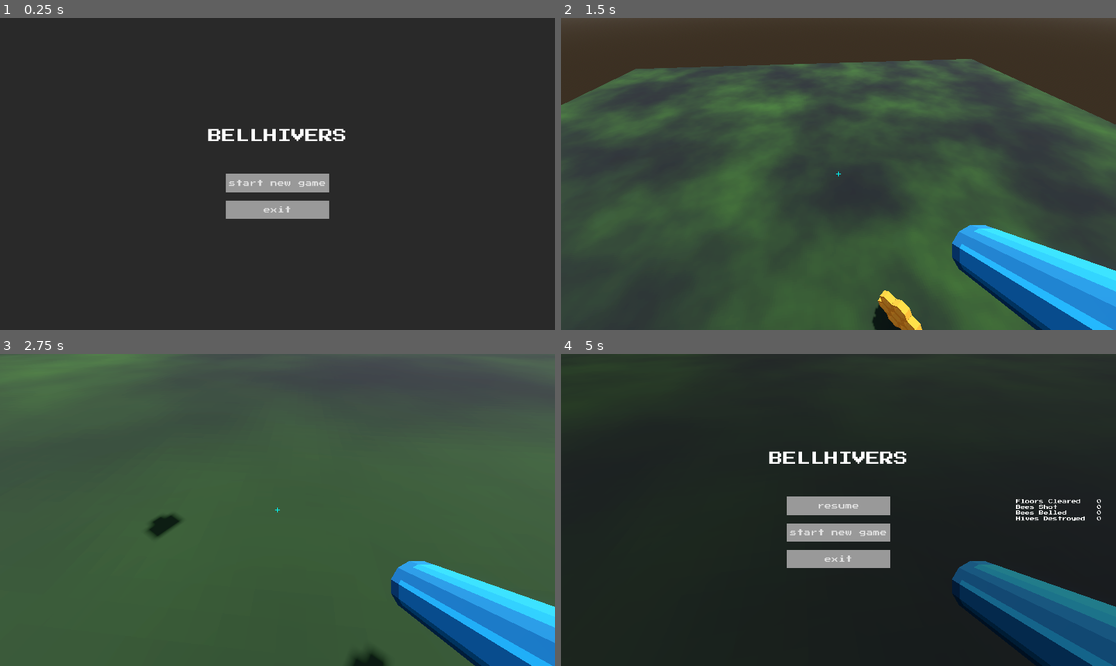
Above: before the commit, frames 1-4 (two rows, left to right).
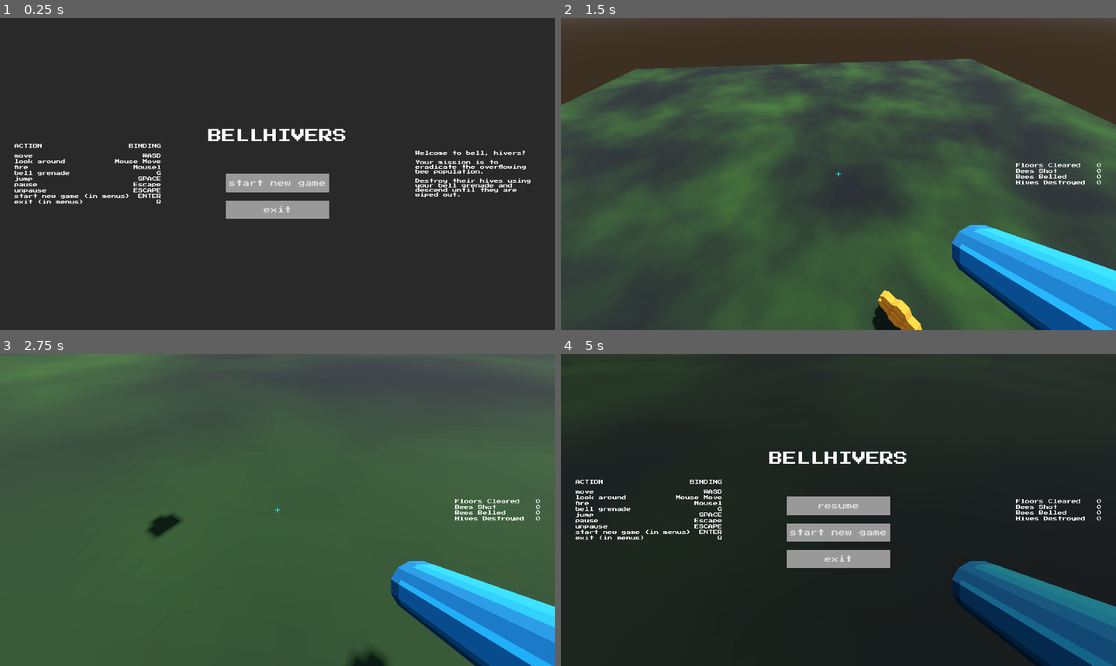
Above: after the commit, the same moments.

Repository: partkyle/bellhivers
Game: Godot game, scene res://scenes/main.tscn
The game is run twice, just before and just after one commit, with the same random seed, the same clock (stepped at 60 frames per second) and the same inputs.
Inputs (mouse positions are in pixels of both pictures, inside the frame that each line leads up to):
- Up to frame 1 (0.25 s): no input
- Up to frame 2 (1.5 s): click "start new game" at 0.5 s; tap Enter at 1.25 s; move the mouse to (866, 174) at 1.27 s; press the mouse at (866, 174) at 1.28 s; hold W (move_up) from 1.28 s (still down)
- Up to frame 3 (2.75 s): keep holding W (move_up); tap Space (jump) at 1.52, 1.82, 2.27, 2.3, 2.57 s; tap G (grenade) at 1.55, 2.1 s; move the mouse to (249, 510) at 2.02 s; release the mouse at (249, 510) at 2.03 s
- Up to frame 4 (5 s): keep holding W (move_up); move the mouse to (849, 503) at 2.77 s; press the mouse at (849, 503) at 2.78 s; tap Space (jump) at 2.85, 3.77, 4.07, 4.52, 4.55, 4.82 s; move the mouse to (832, 516) at 3.52 s; release the mouse at (832, 516) at 3.53 s; click (832, 516) at 3.6 s; tap G (grenade) at 3.8, 4.35 s; move the mouse to (877, 513) at 4.27 s; tap Escape (main_menu) at 4.9 s

The runs differ from the first frame. In frame 1, 1.7% of the frame differs, in the area x 2-96%, y 40-60%; in frame 2, 0.3%; in frame 3, 0.3%; in frame 4, 0.8%.

Commit message:
update UI for the final build

Diff:
--- a/data/game_over.gd
+++ b/data/game_over.gd
@@ -20,7 +20,21 @@
 	"minor gravity allergy",
 ]
 
+static func cause_to_name(cause: Cause) -> String:
+	match cause:
+		Cause.BEE:
+			return 'a bee'
+		Cause.BELL:
+			return 'your own bell'
+		Cause.FALL:
+			return 'gravity'
+
+	return 'your own ignorance'
+
 static func cause_to_text(cause: Cause) -> String:
+	return 'you were killed by a %s' % cause_to_name(cause)
+
+static func cause_to_text_funny(cause: Cause) -> String:
 	match cause:
 		Cause.BEE:
 			return bee_phrases.pick_random()
@@ -29,4 +43,4 @@
 		Cause.FALL:
 			return fall_phrases.pick_random()
 
-	return "you lose"
+	return 'you lose'
--- a/project.godot
+++ b/project.godot
@@ -72,8 +72,7 @@
 }
 new_game={
 "deadzone": 0.5,
-"events": [Object(InputEventKey,"resource_local_to_scene":fa …(140 unchanged characters)… d":false,"keycode":0,"physical_keycode":32,"key_label":0,"unicode":32,"echo":false,"script":null)
-, Object(InputEventKey,"resource_local_to_scene":false,"resource_name":"","device":-1,"window_id":0,"alt_pressed":false,"shift_pressed":false,"ctrl_pressed":false,"meta_pressed":false,"pressed":false,"keycode":0,"physical_keycode":4194309,"key_label":0,"unicode":0,"echo":false,"script":null)
+"events": [Object(InputEventKey,"resource_local_to_scene":fa …(140 unchanged characters)… d":false,"keycode":0,"physical_keycode":4194309,"key_label":0,"unicode":0,"echo":false,"script":null)
 ]
 }
 quit_from_menu={
@@ -91,6 +90,11 @@
 "events": [Object(InputEventKey,"resource_local_to_scene":false,"resource_name":"","device":-1,"window_id":0,"alt_press …(182 unchanged characters)…
 ]
 }
+pause_game={
+"deadzone": 0.5,
+"events": [Object(InputEventKey,"resource_local_to_scene":false,"resource_name":"","device":-1,"window_id":0,"alt_pressed":false,"shift_pressed":false,"ctrl_pressed":false,"meta_pressed":false,"pressed":false,"keycode":0,"physical_keycode":4194305,"key_label":0,"unicode":0,"echo":false,"script":null)
+]
+}
 
 [layer_names]
 
--- a/scenes/main.tscn
+++ b/scenes/main.tscn
@@ -68,6 +68,7 @@
 [node name="InGame" parent="CanvasLayer" instance=ExtResource("5_llsyx")]
 
 [node name="PauseManu" parent="CanvasLayer" instance=ExtResource("7_pn55j")]
+theme = null
 
 [node name="LevelController" type="Node3D" parent="."]
 script = ExtResource("5_1prlr")
--- /dev/null
+++ b/ui/game_controls.tscn
@@ -0,0 +1,175 @@
+[gd_scene load_steps=2 format=3 uid="uid://blhw7g4acl3jl"]
+
+[ext_resource type="Theme" uid="uid://ime6wnkxuqh0" path="res://ui/ui_theme.tres" id="1_3vwa3"]
+
+[node name="GameControls" type="VBoxContainer"]
+anchors_preset = 15
+anchor_right = 1.0
+anchor_bottom = 1.0
+grow_horizontal = 2
+grow_vertical = 2
+theme = ExtResource("1_3vwa3")
+
+[node name="Header" type="HBoxContainer" parent="."]
+layout_mode = 2
+
+[node name="Name" type="Label" parent="Header"]
+layout_mode = 2
+text = "ACTION"
+
+[node name="Spacer" type="Control" parent="Header"]
+custom_minimum_size = Vector2(20, 0)
+layout_mode = 2
+size_flags_horizontal = 3
+
+[node name="Value" type="Label" parent="Header"]
+layout_mode = 2
+text = "BINDING"
+
+[node name="Control" type="Control" parent="."]
+custom_minimum_size = Vector2(0, 10)
+layout_mode = 2
+
+[node name="Movement" type="HBoxContainer" parent="."]
+layout_mode = 2
+
+[node name="Name" type="Label" parent="Movement"]
+layout_mode = 2
+text = "move"
+
+[node name="Spacer" type="Control" parent="Movement"]
+custom_minimum_size = Vector2(20, 0)
+layout_mode = 2
+size_flags_horizontal = 3
+
+[node name="Value" type="Label" parent="Movement"]
+layout_mode = 2
+text = "WASD"
+
+[node name="Look" type="HBoxContainer" parent="."]
+layout_mode = 2
+
+[node name="Name" type="Label" parent="Look"]
+layout_mode = 2
+text = "look around"
+
+[node name="Spacer" type="Control" parent="Look"]
+custom_minimum_size = Vector2(20, 0)
+layout_mode = 2
+size_flags_horizontal = 3
+
+[node name="Value" type="Label" parent="Look"]
+layout_mode = 2
+text = "Mouse Move"
+
+[node name="Fire" type="HBoxContainer" parent="."]
+layout_mode = 2
+
+[node name="Name" type="Label" parent="Fire"]
+layout_mode = 2
+text = "fire"
+
+[node name="Spacer" type="Control" parent="Fire"]
+custom_minimum_size = Vector2(20, 0)
+layout_mode = 2
+size_flags_horizontal = 3
+
+[node name="Value" type="Label" parent="Fire"]
+layout_mode = 2
+text = "Mouse1"
+
+[node name="Grenade" type="HBoxContainer" parent="."]
+layout_mode = 2
+
+[node name="Name" type="Label" parent="Grenade"]
+layout_mode = 2
+text = "bell grenade"
+
+[node name="Spacer" type="Control" parent="Grenade"]
+custom_minimum_size = Vector2(20, 0)
+layout_mode = 2
+size_flags_horizontal = 3
+
+[node name="Value" type="Label" parent="Grenade"]
+layout_mode = 2
+text = "G"
+
+[node name="Jump" type="HBoxContainer" parent="."]
+layout_mode = 2
+
+[node name="Name" type="Label" parent="Jump"]
+layout_mode = 2
+text = "jump"
+
+[node name="Spacer" type="Control" parent="Jump"]
+custom_minimum_size = Vector2(20, 0)
+layout_mode = 2
+size_flags_horizontal = 3
+
+[node name="Value" type="Label" parent="Jump"]
+layout_mode = 2
+text = "SPACE"
+
+[node name="Pause" type="HBoxContainer" parent="."]
+layout_mode = 2
+
+[node name="Name" type="Label" parent="Pause"]
+layout_mode = 2
+text = "pause"
+
+[node name="Spacer" type="Control" parent="Pause"]
+custom_minimum_size = Vector2(20, 0)
+layout_mode = 2
+size_flags_horizontal = 3
+
+[node name="Value" type="Label" parent="Pause"]
+layout_mode = 2
+text = "Escape"
+
+[node name="Unpause" type="HBoxContainer" parent="."]
+layout_mode = 2
+
+[node name="Name" type="Label" parent="Unpause"]
+layout_mode = 2
+text = "unpause"
+
+[node name="Spacer" type="Control" parent="Unpause"]
+custom_minimum_size = Vector2(20, 0)
+layout_mode = 2
+size_flags_horizontal = 3
+
+[node name="Value" type="Label" parent="Unpause"]
+layout_mode = 2
+text = "ESCAPE"
+
+[node name="New Game" type="HBoxContainer" parent="."]
+layout_mode = 2
+
+[node name="Name" type="Label" parent="New Game"]
+layout_mode = 2
+text = "start new game (in menus)"
+
+[node name="Spacer" type="Control" parent="New Game"]
+custom_minimum_size = Vector2(20, 0)
+layout_mode = 2
+size_flags_horizontal = 3
+
+[node name="Value" type="Label" parent="New Game"]
+layout_mode = 2
+text = "ENTER"
+
+[node name="Quit" type="HBoxContainer" parent="."]
+layout_mode = 2
+
+[node name="Name" type="Label" parent="Quit"]
+layout_mode = 2
+text = "exit (in menus)"
+
+[node name="Spacer" type="Control" parent="Quit"]
+custom_minimum_size = Vector2(20, 0)
+layout_mode = 2
+size_flags_horizontal = 3
+
+[node name="Value" type="Label" parent="Quit"]
+layout_mode = 2
+text = "Q"
--- a/ui/game_over_screen.gd
+++ b/ui/game_over_screen.gd
@@ -1,5 +1,6 @@
 extends Control
 
+@onready var killed_by_label = $ColorRect/MenuWrapper/Messages/KilledByLabel
 @onready var subtext_label = $ColorRect/MenuWrapper/Messages/SubtextLabel
 @onready var stats_container = $ColorRect/StatsContainer
 
@@ -13,7 +14,8 @@
 	hide()
 
 func game_over(cause: GameOver.Cause):
-	subtext_label.text = GameOver.cause_to_text(cause)
+	killed_by_label.text = GameOver.cause_to_text(cause)
+	subtext_label.text = GameOver.cause_to_text_funny(cause)
 	stats_container.update_stats()
 	show()
 
--- a/ui/game_over_screen.tscn
+++ b/ui/game_over_screen.tscn
@@ -58,7 +58,17 @@
 text = "Game Over"
 horizontal_alignment = 1
 
-[node name="Control" type="Control" parent="ColorRect/MenuWrapper/Messages"]
+[node name="Spacer" type="Control" parent="ColorRect/MenuWrapper/Messages"]
+custom_minimum_size = Vector2(0, 50)
+layout_mode = 2
+
+[node name="KilledByLabel" type="Label" parent="ColorRect/MenuWrapper/Messages"]
+layout_mode = 2
+theme_override_font_sizes/font_size = 32
+text = "hives win"
+horizontal_alignment = 1
+
+[node name="Spacer2" type="Control" parent="ColorRect/MenuWrapper/Messages"]
 custom_minimum_size = Vector2(0, 50)
 layout_mode = 2
 
@@ -68,7 +78,7 @@
 text = "hives win"
 horizontal_alignment = 1
 
-[node name="Spacer" type="Control" parent="ColorRect/MenuWrapper/Messages"]
+[node name="Spacer" type="Control" parent="ColorRect/MenuWrapper"]
 custom_minimum_size = Vector2(0, 100)
 layout_mode = 2
 
--- a/ui/in_game.gd
+++ b/ui/in_game.gd
@@ -1,4 +1,6 @@
 extends Control
+
+@onready var stats_container = $StatsContainer
 
 func _ready():
 	hide()
@@ -26,6 +28,10 @@
 	hide()
 
 func _input(event):
-	if visible and event.is_action_pressed('main_menu'):
+	if visible and event.is_action_pressed('pause_game'):
 		EventBus.open_pause_menu.emit()
 		accept_event()
+
+
+func _process(_delta):
+	stats_container.update_stats()
--- a/ui/in_game.tscn
+++ b/ui/in_game.tscn
@@ -1,7 +1,8 @@
-[gd_scene load_steps=3 format=3 uid="uid://cy3jl5jqpbutu"]
+[gd_scene load_steps=4 format=3 uid="uid://cy3jl5jqpbutu"]
 
 [ext_resource type="Theme" uid="uid://ime6wnkxuqh0" path="res://ui/ui_theme.tres" id="1_c7j70"]
 [ext_resource type="Script" path="res://ui/in_game.gd" id="2_ack5x"]
+[ext_resource type="PackedScene" uid="uid://daxpsic4ci5r4" path="res://ui/stats_container.tscn" id="3_37kyv"]
 
 [node name="InGame" type="Control"]
 layout_mode = 3
@@ -12,3 +13,9 @@
 grow_vertical = 2
 theme = ExtResource("1_c7j70")
 script = ExtResource("2_ack5x")
+
+[node name="StatsContainer" parent="." instance=ExtResource("3_37kyv")]
+layout_mode = 1
+offset_left = -346.0
+offset_top = -38.0
+offset_bottom = 38.0
--- a/ui/main_menu.tscn
+++ b/ui/main_menu.tscn
@@ -1,7 +1,8 @@
-[gd_scene load_steps=8 format=3 uid="uid://bqtiy8waxdbyq"]
+[gd_scene load_steps=9 format=3 uid="uid://bqtiy8waxdbyq"]
 
 [ext_resource type="Theme" uid="uid://ime6wnkxuqh0" path="res://ui/ui_theme.tres" id="1_0f1qq"]
 [ext_resource type="Script" path="res://ui/main_menu.gd" id="1_48c5t"]
+[ext_resource type="PackedScene" uid="uid://blhw7g4acl3jl" path="res://ui/game_controls.tscn" id="3_o285b"]
 
 [sub_resource type="InputEventAction" id="InputEventAction_dxhg3"]
 action = &"new_game"
@@ -28,6 +29,7 @@
 anchor_bottom = 1.0
 grow_horizontal = 2
 grow_vertical = 2
+theme = ExtResource("1_0f1qq")
 script = ExtResource("1_48c5t")
 
 [node name="ColorRect" type="ColorRect" parent="."]
@@ -84,5 +86,37 @@
 shortcut = SubResource("Shortcut_1hr3v")
 text = "exit"
 
+[node name="GameControls" parent="ColorRect" instance=ExtResource("3_o285b")]
+layout_mode = 1
+anchors_preset = 4
+anchor_top = 0.5
+anchor_right = 0.0
+anchor_bottom = 0.5
+offset_left = 50.0
+offset_top = -105.0
+offset_right = 558.0
+offset_bottom = 105.0
+grow_horizontal = 1
+
+[node name="GameDescription" type="RichTextLabel" parent="ColorRect"]
+layout_mode = 1
+anchors_preset = 6
+anchor_left = 1.0
+anchor_top = 0.5
+anchor_right = 1.0
+anchor_bottom = 0.5
+offset_left = -483.0
+offset_top = -80.0
+offset_right = -50.0
+offset_bottom = 80.0
+grow_horizontal = 0
+grow_vertical = 2
+text = "Welcome to bell, hivers!
+
+Your mission is to eradicate the overflowing bee population.
+
+Destroy their hives using your bell grenade and descend until they are wiped out."
+fit_content = true
+
 [connection signal="pressed" from="ColorRect/MenuWrapper/Buttons/StartNewGame" to="." method="_on_start_new_game_pressed"]
 [connection signal="pressed" from="ColorRect/MenuWrapper/Buttons/Exit" to="." method="_on_exit_pressed"]
--- a/ui/pause_menu.tscn
+++ b/ui/pause_menu.tscn
@@ -36,4 +36,7 @@
 layout_mode = 1
 offset_left = -346.0
 
+[node name="GameDescription" parent="ColorRect" index="3"]
+visible = false
+
 [connection signal="pressed" from="ColorRect/MenuWrapper/Buttons/Resume" to="." method="_on_resume_pressed"]
